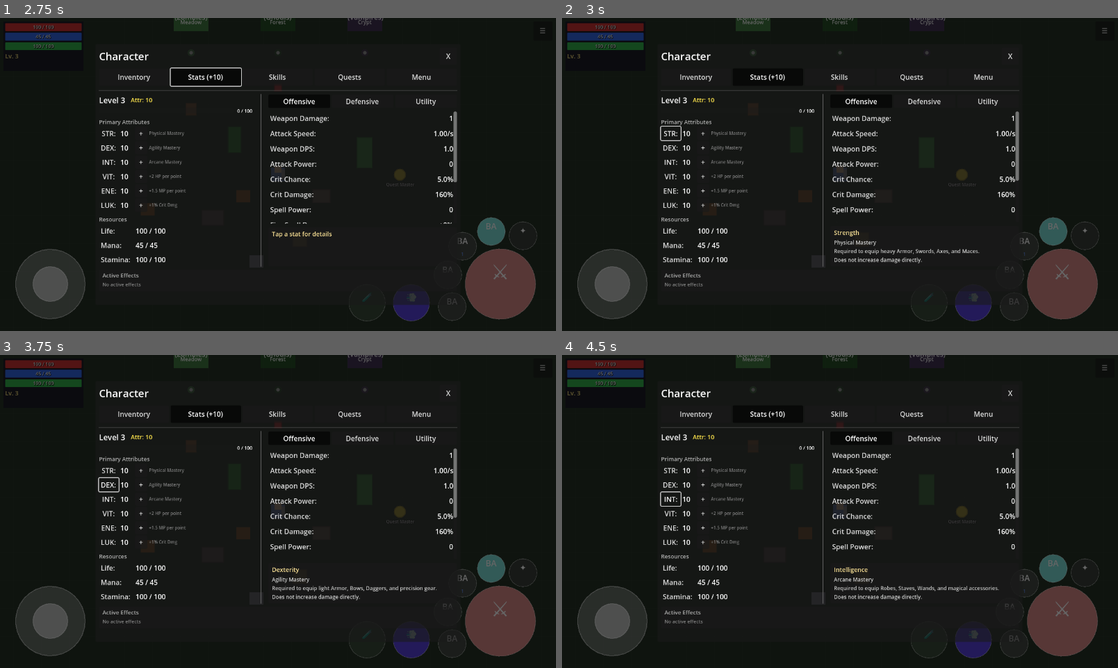
Above: before the commit, frames 1-4 (two rows, left to right).
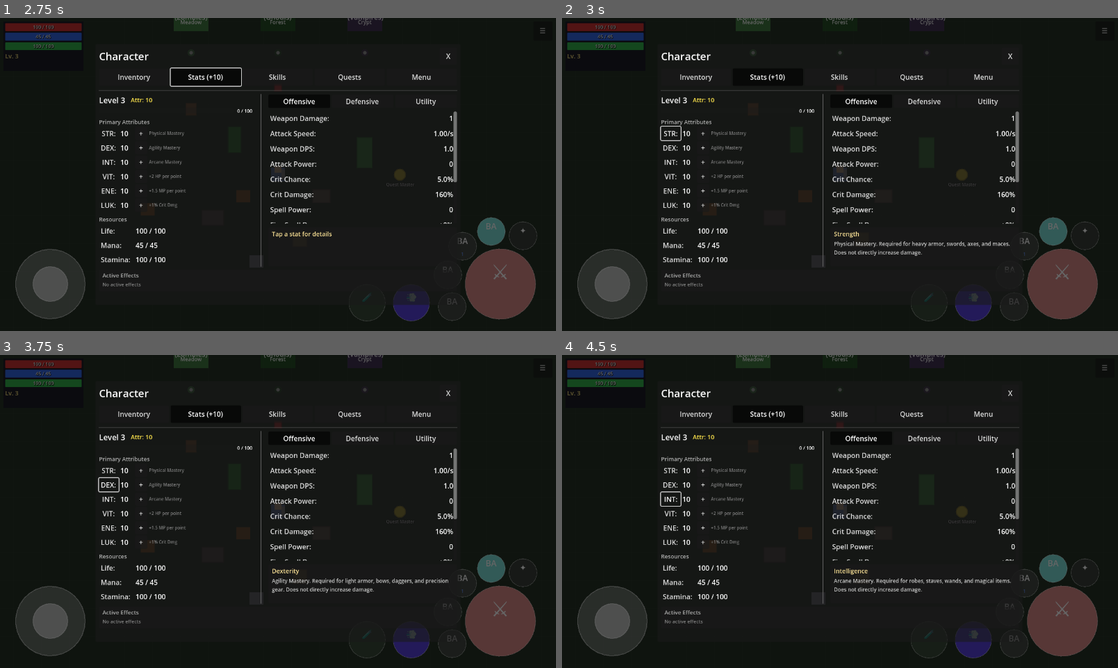
Above: after the commit, the same moments.

Repository: MatousHruska/MobileTestia
Game: Godot game, scene res://scenes/world/test_zone.tscn
The game is run twice, just before and just after one commit, with the same random seed, the same clock (stepped at 60 frames per second) and the same inputs.
Inputs:
- Up to frame 1 (2.75 s): click "☰" at 0.5 s; click "Inventory" at 1.25 s; click "Stats (+10)" at 2 s
- Up to frame 2 (3 s): click "STR:" at 2.75 s
- Up to frame 3 (3.75 s): click "DEX:" at 3.5 s
- Up to frame 4 (4.5 s): click "INT:" at 4.25 s

Frame 1 is identical in both runs. In frame 2, 0.7% of the frame differs, in the area x 48-83%, y 51-79%; in frame 3, 0.7%; in frame 4, 0.7%.

Commit message:
Add database-driven stat descriptions for Stats panel
- Add stat_descriptions dictionary to DatabaseLoader
- Add get_stat_description() helper function to DatabaseLoader
- Update PlayerStats.get_stat_description() to use database first with
  hardcoded fallback for backwards compatibility
- Create StatDescriptionDatabase.bas VBA module for Excel export
- Update MasterExport.bas to include stat descriptions in export
- Improve hardcoded fallback descriptions to be more concise and accurate

Diff:
--- a/autoloads/database_loader.gd
+++ b/autoloads/database_loader.gd
@@ -34,6 +34,7 @@
 var cutscenes: Dictionary = {}
 var floating_dialogues: Dictionary = {}
 var popup_messages: Dictionary = {}
+var stat_descriptions: Dictionary = {}  ## Stat name/description for UI display
 var gameplay_settings: Dictionary = {}  ## Key-value pairs for global game settings
 
 ## Lists for iteration
@@ -120,6 +121,9 @@
 	# Popup Messages
 	success = _load_database("popup_messages.json", "popup_messages", popup_messages, popup_messages_list) and success
 
+	# Stat Descriptions
+	success = _load_database("stat_descriptions.json", "stat_descriptions", stat_descriptions) and success
+
 	if success:
 		Debug.info("Database", "All databases loaded successfully")
 		databases_loaded.emit()
@@ -213,6 +217,16 @@
 ## Get a gameplay setting as int
 func get_setting_int(key: String, default_value: int = 0) -> int:
 	return int(gameplay_settings.get(key, default_value))
+
+
+## Get stat description from database
+## stat_name: The stat name (e.g., "strength", "attack_power")
+## Returns description string or empty if not found
+func get_stat_description(stat_name: String) -> String:
+	var stat_id := "stat_" + stat_name
+	if stat_descriptions.has(stat_id):
+		return stat_descriptions[stat_id].get("description", "")
+	return ""
 
 
 #===============================================================================
--- a/autoloads/player_stats.gd
+++ b/autoloads/player_stats.gd
@@ -398,72 +398,78 @@
 	stats_changed.emit()
 
 
-## Stat descriptions for UI
+## Stat descriptions for UI - loads from database with hardcoded fallback
 static func get_stat_description(stat_name: String) -> String:
+	# Try database first
+	var db_desc := DatabaseLoader.get_stat_description(stat_name)
+	if not db_desc.is_empty():
+		return db_desc
+
+	# Fallback to hardcoded descriptions if database not available
 	match stat_name:
 		# Primary Attributes
 		"strength":
-			return "Physical Mastery\nRequired to equip heavy Armor, Swords, Axes, and Maces.\nDoes not increase damage directly."
+			return "Physical Mastery. Required for heavy armor, swords, axes, and maces. Does not directly increase damage."
 		"dexterity":
-			return "Agility Mastery\nRequired to equip light Armor, Bows, Daggers, and precision gear.\nDoes not increase damage directly."
+			return "Agility Mastery. Required for light armor, bows, daggers, and precision gear. Does not directly increase damage."
 		"intelligence":
-			return "Arcane Mastery\nRequired to equip Robes, Staves, Wands, and magical accessories.\nDoes not increase damage directly."
+			return "Arcane Mastery. Required for robes, staves, wands, and magical items. Does not directly increase damage."
 		"vitality":
-			return "Life Force\nDirectly increases Maximum Health.\nScaling defined in database."
+			return "Life Force. Each point increases Maximum Health by 2."
 		"energy":
-			return "Magical Capacity\nDirectly increases Maximum Mana.\nScaling defined in database."
+			return "Magical Capacity. Each point increases Maximum Mana (scaling from database)."
 		"luck":
-			return "Fortune\nIncreases Critical Damage.\nScaling defined in database."
+			return "Fortune. Each point increases Critical Damage by 1%."
 		# Resources
 		"life":
-			return "Health Points\nThe character's survival gauge.\nDeath occurs at 0."
+			return "Health Points. You die when this reaches 0. Regenerates over time."
 		"mana":
-			return "Magic Points\nConsumed to cast Spells and use active Abilities."
+			return "Magic Points. Consumed when casting spells and using abilities."
 		"stamina":
-			return "Endurance\nConsumed by Sprinting and Dodging.\nRegenerates quickly when inactive."
+			return "Endurance. Consumed by sprinting and dodging. Regenerates quickly."
 		# Offensive - Weapon
 		"weapon_damage":
-			return "Weapon Damage\nBase damage of your equipped weapon.\nMelee and ranged skills scale from this value."
+			return "Base damage of your equipped weapon. Physical and ranged skills scale from this."
 		"weapon_dps":
-			return "Weapon DPS\nDamage per second from basic attacks.\nCalculated as Weapon Damage × Attack Speed."
+			return "Damage per second from basic attacks. Equals Weapon Damage × Attack Speed."
 		# Offensive - Player
 		"attack_power":
-			return "Attack Power\nFlat damage bonus added to weapon-based attacks.\nAffects melee and ranged skills."
+			return "Flat bonus damage added to all weapon-based attacks."
 		"spell_power":
-			return "Spell Power\nFlat damage bonus added to spell damage.\nAffects magic skills (not weapon-based)."
+			return "Flat bonus damage added to all spell damage."
 		"attack_speed":
-			return "Attack Speed\nFinal attacks per second.\nCalculated from weapon speed + bonuses."
+			return "Attacks per second. Determined by weapon speed plus any bonuses."
 		"critical_chance":
-			return "Critical Chance\nThe percentage probability of an attack dealing bonus damage."
+			return "Percentage chance for attacks to deal bonus damage. Base: 5%."
 		"critical_damage":
-			return "Critical Damage\nThe multiplier applied on a Critical Hit.\nBase 150%, scales with Luck."
+			return "Damage multiplier on critical hits. Base: 150%, scales with Luck."
 		# Elemental Spell Damage
 		"fire_spell_damage":
-			return "Fire Spell Damage\nPercentage bonus to Fire spell damage.\nFrom equipment and buffs."
+			return "Percentage bonus to Fire spell damage from equipment."
 		"cold_spell_damage":
-			return "Cold Spell Damage\nPercentage bonus to Cold/Frost spell damage.\nFrom equipment and buffs."
+			return "Percentage bonus to Cold/Frost spell damage from equipment."
 		"lightning_spell_damage":
-			return "Lightning Spell Damage\nPercentage bonus to Lightning spell damage.\nFrom equipment and buffs."
+			return "Percentage bonus to Lightning spell damage from equipment."
 		"poison_spell_damage":
-			return "Poison Spell Damage\nPercentage bonus to Poison spell damage.\nFrom equipment and buffs."
+			return "Percentage bonus to Poison spell damage from equipment."
 		"arcane_spell_damage":
-			return "Arcane Spell Damage\nPercentage bonus to Arcane spell damage.\nFrom equipment and buffs."
+			return "Percentage bonus to Arcane spell damage from equipment."
 		# Defensive
 		"armor":
-			return "Armor\nReduces incoming Physical Damage from enemy attacks."
+			return "Reduces incoming physical damage from attacks."
 		"magic_resistance":
-			return "Magic Resistance\nReduces incoming damage from Spells and Elemental sources."
+			return "Reduces incoming damage from spells and elemental sources."
 		"dodge_chance":
-			return "Dodge Chance\nThe percentage chance to completely evade an attack, negating all damage."
+			return "Percentage chance to completely evade an attack."
 		# Utility
 		"movement_speed":
-			return "Movement Speed\nIncreases the character's movement velocity."
+			return "Percentage bonus to movement velocity."
 		"life_regen":
-			return "Life Regeneration\nAmount of Health recovered per second."
+			return "Health recovered per second. Base: 1/s."
 		"mana_regen":
-			return "Mana Regeneration\nAmount of Mana recovered per second."
+			return "Mana recovered per second. Base: 0.5/s."
 		"stamina_regen":
-			return "Stamina Regeneration\nAmount of Stamina recovered per second."
+			return "Stamina recovered per second. Base: 10/s."
 		_:
 			return "Unknown stat."
 
Not shown, changed: databases/vba/MasterExport.bas
Not shown, added: databases/vba/StatDescriptionDatabase.bas
